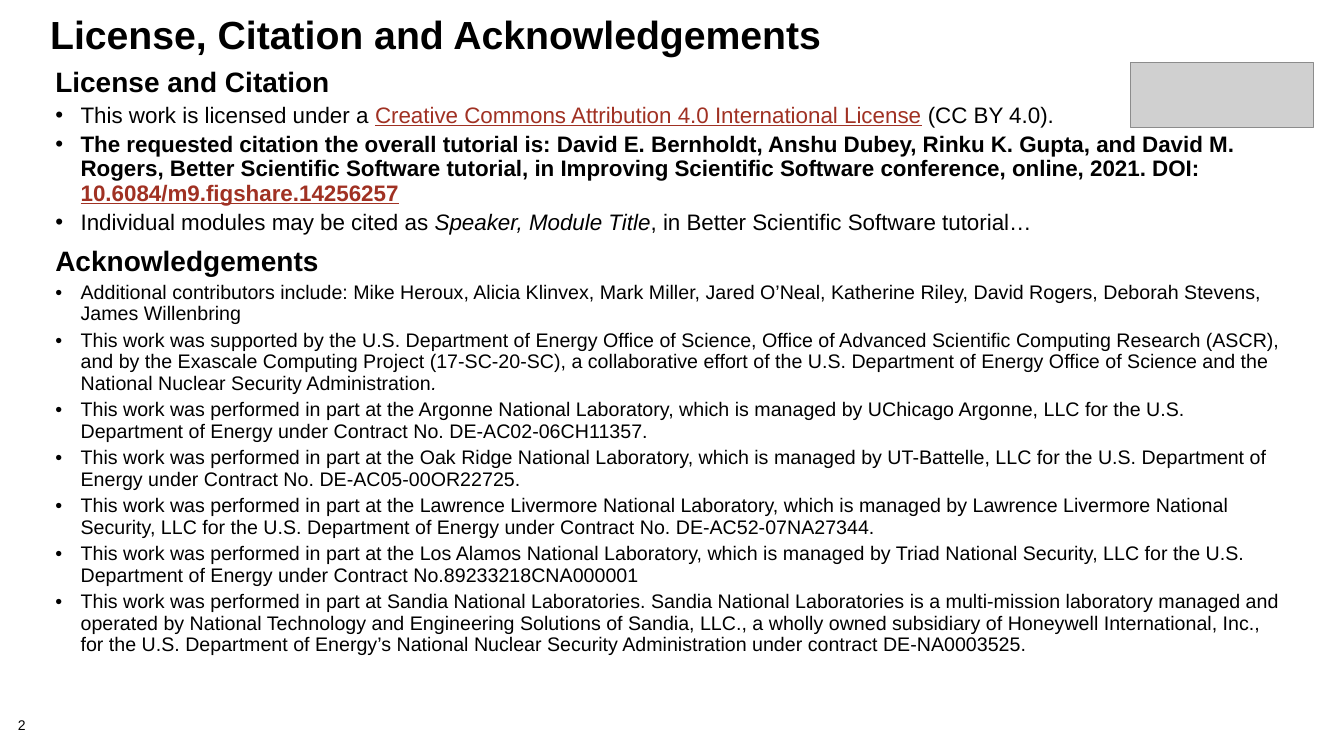
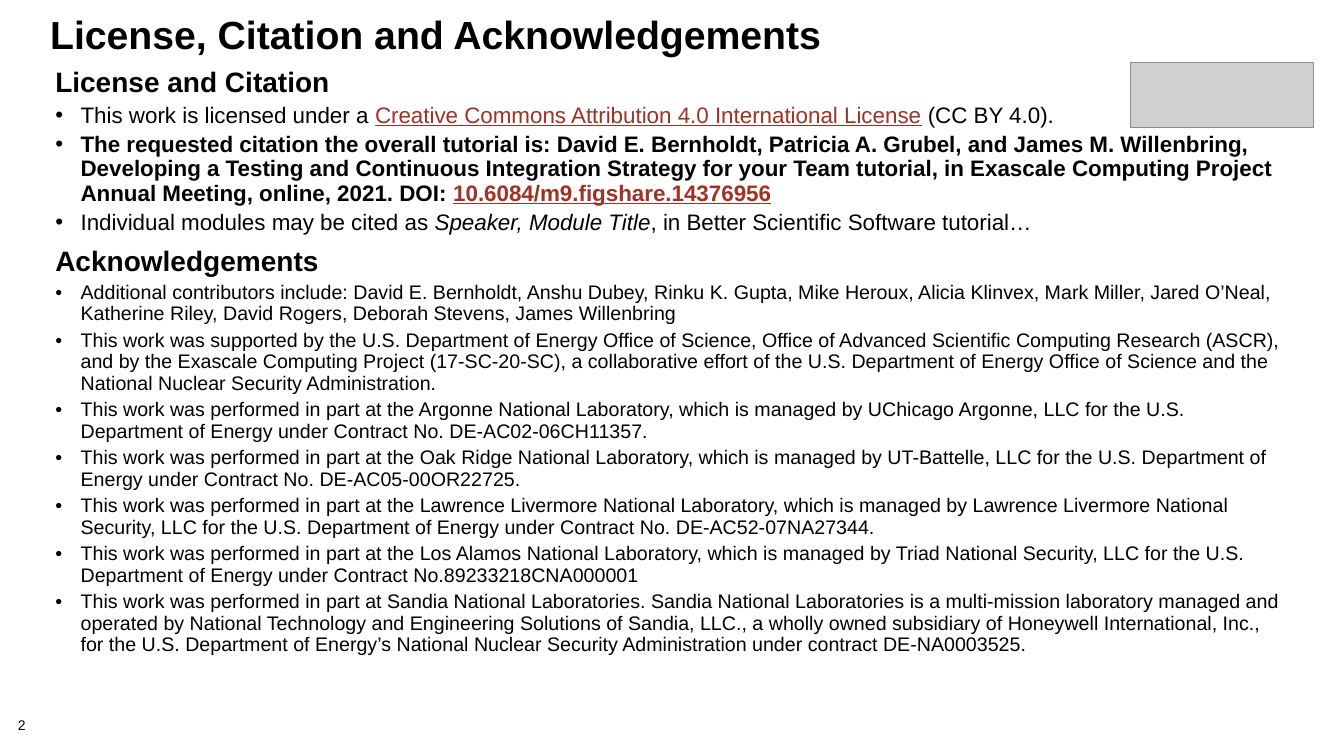
Before and after one commit to bssw-tutorial/presentations, a slide deck: slide 2 of final-presentations/2021-04-12-ecpam/01-overview.pptx. Drawn at 1344x756 pixels with LibreOffice and Linux fonts; fonts in the diff are those of the drawing; grey boxes stand for pictures; background and template pictures are left out. Boxes give left, top, right and bottom in pixels: in the first picture for what was removed or moved away, otherwise in the second. Text is boxed around its words. In the diff, an @@ line names an element or a change of style, - is before the commit and + after.

Commit message:
Updates for ECP AM tutorial

```diff
--- a/final-presentations/2021-04-12-ecpam/01-overview.pptx
+++ b/final-presentations/2021-04-12-ecpam/01-overview.pptx
@@ text at (x1=81, y1=135, x2=1272, y2=206): text changed @@
-• The requested citation the overall tutorial is: David E. Bernholdt, Anshu Dubey, Rinku K. Gupta, and David M. Rogers, Better Scientific Software tutorial, in Improving Scientific Software conference, online, 2021. DOI: 10.6084/m9.figshare.14256257
+• The requested citation the overall tutorial is: David E. Bernholdt, Patricia A. Grubel, and James M. Willenbring, Developing a Testing and Continuous Integration Strategy for your Team tutorial, in Exascale Computing Project Annual Meeting, online, 2021. DOI: 10.6084/m9.figshare.14376956
@@ text at (x1=81, y1=284, x2=1270, y2=324): text changed @@
-• Additional contributors include: Mike Heroux, Alicia Klinvex, Mark Miller, Jared O’Neal, Katherine Riley, David Rogers, Deborah Stevens, James Willenbring
+• Additional contributors include: David E. Bernholdt, Anshu Dubey, Rinku K. Gupta, Mike Heroux, Alicia Klinvex, Mark Miller, Jared O’Neal, Katherine Riley, David Rogers, Deborah Stevens, James Willenbring
```
Also in this commit, not shown: 1 other slide changed, 1 slide added, 3 other files.
